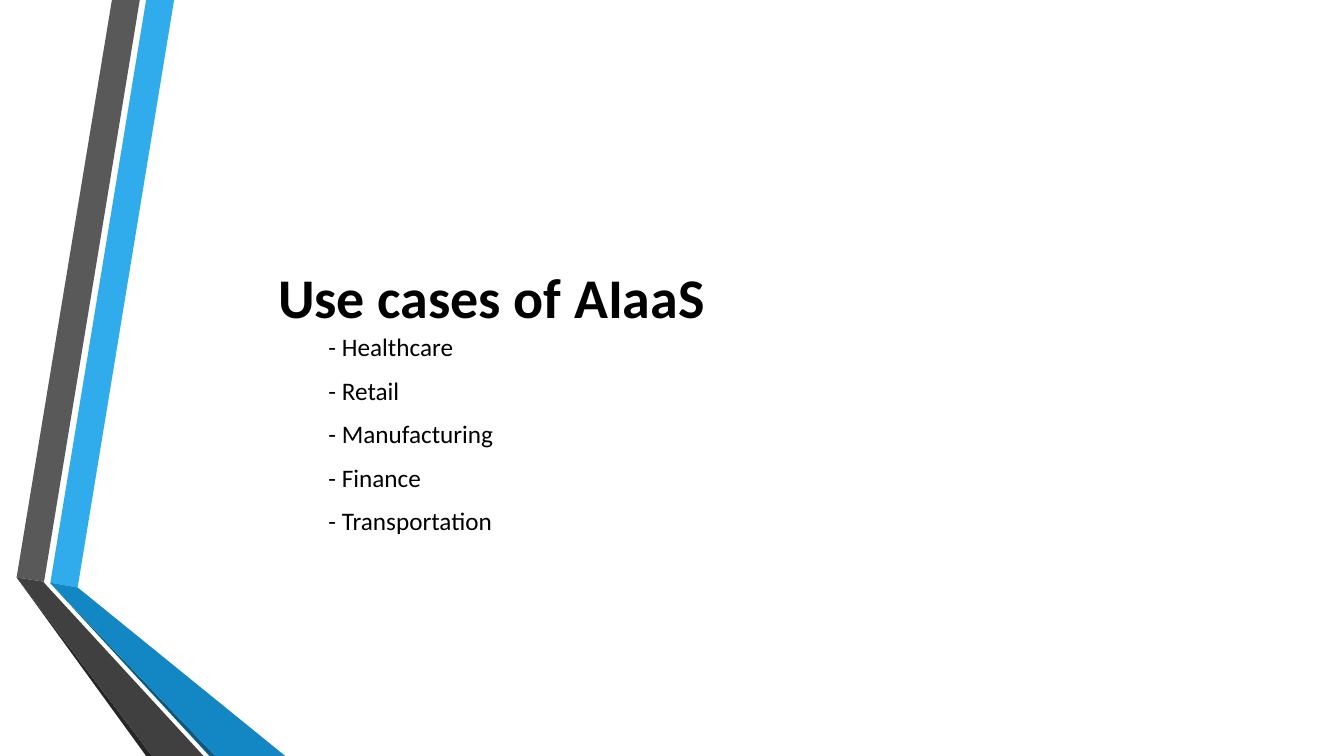
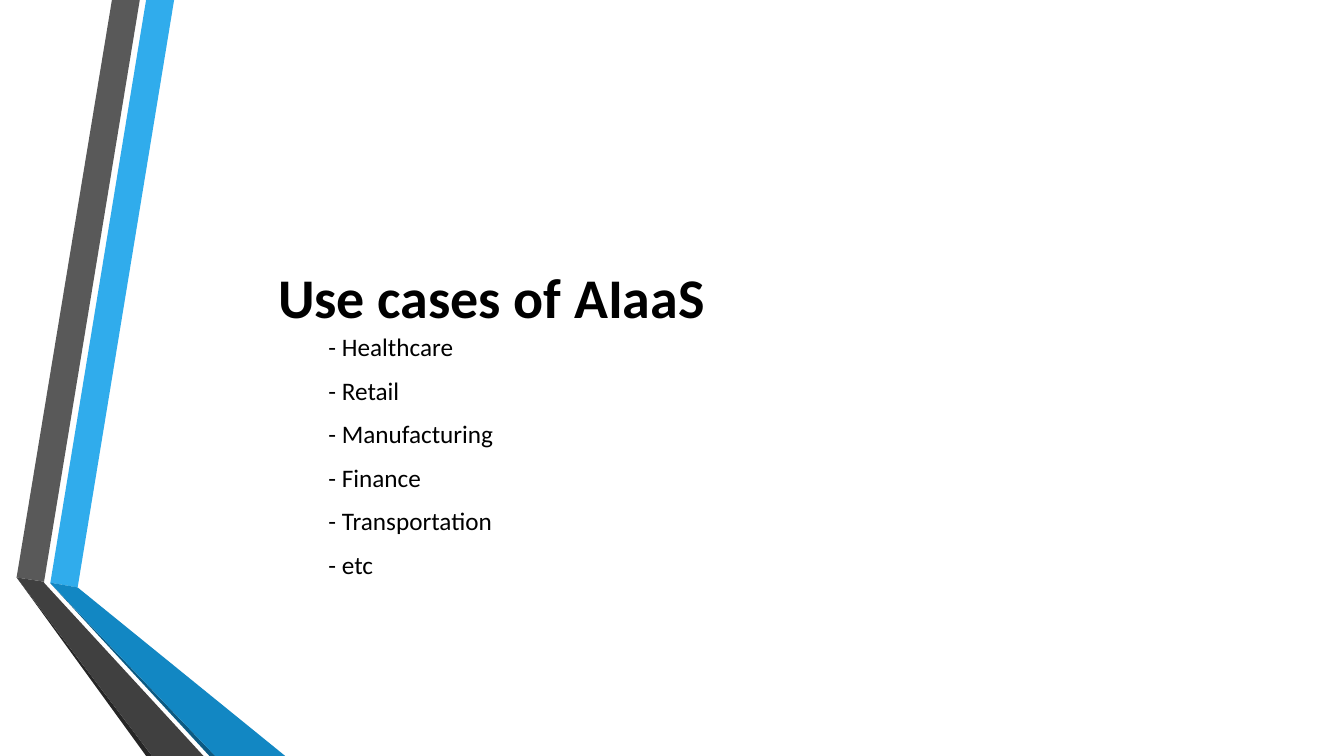
Before and after one commit to SC-One/Simple_AIaaS, a slide deck: slide 12 of Presentation/AIaaS_V3.pptx. Drawn at 1344x756 pixels with LibreOffice and Linux fonts; fonts in the diff are those of the drawing; background and template pictures are left out. Boxes give left, top, right and bottom in pixels: in the first picture for what was removed or moved away, otherwise in the second. Text is boxed around its words. In the diff, an @@ line names an element or a change of style, - is before the commit and + after.

```diff
--- a/Presentation/AIaaS_V3.pptx
+++ b/Presentation/AIaaS_V3.pptx
@@ text at [342, 558, 373, 574]: paragraph added @@
+  - etc
```
Also in this commit, not shown: 5 other slides changed, 1 slide added, 1 slide removed.
